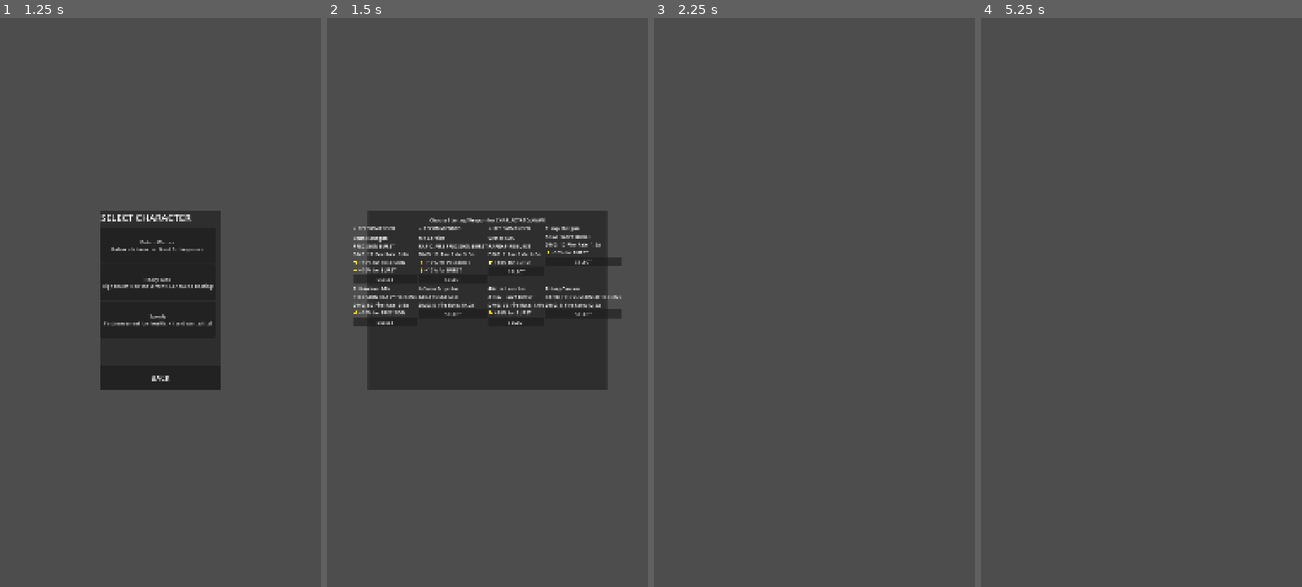
Above: before the commit, frames 1-4 (left to right).
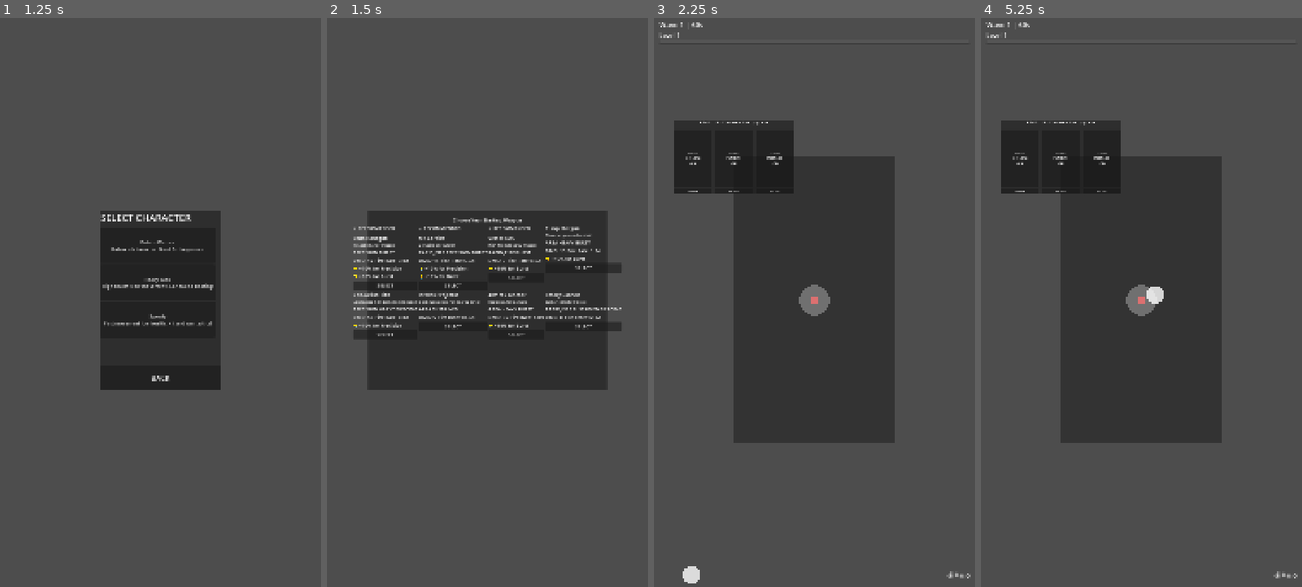
Above: after the commit, the same moments.

Repository: pengjipan/godot-minigame
Game: Godot game, scene res://scenes/menus/main_menu.tscn
The game is run twice, just before and just after one commit, with the same random seed, the same clock (stepped at 60 frames per second) and the same inputs.
Inputs (mouse positions are in pixels of both pictures, inside the frame that each line leads up to):
- Up to frame 1 (1.25 s): click "START GAME" at 0.5 s
- Up to frame 2 (1.5 s): click "Potato Warrior Balanced chara…" at 1.25 s
- Up to frame 3 (2.25 s): click "SELECT" at 2 s
- Up to frame 4 (5.25 s): click (1019, 194) at 2.75 s, where only the run after the commit has a clickable "SELECT"; click (1061, 194) at 3.5 s, where only the run after the commit has a clickable "SELECT"; click (1102, 194) at 4.25 s, where only the run after the commit has a clickable "SELECT"; tap Enter at 5 s; move the mouse to (1212, 274) at 5.02 s; hold Right (ui_right) from 5.03 s (still down); click (1212, 274) at 5.17 s

Frame 1 is identical in both runs. In frame 2, 4.5% of the frame differs, in the area x 8-92%, y 35-57%; in frame 3, 29%, in the area x 1-99%, y 0-100%; in frame 4, 29%.
Error after the commit: Parse Error: Static function "calculate_world_bounds()" not found in base "ScreenUtils". (res://scenes/player/player.gd:45)

Commit message:
fix(ui): add localization and fix game start flow for weapon selection
Changes:
1. Added weapon names, descriptions, and tags to translations.csv
2. Updated starting_weapon_screen to use tr() for all text
3. Fixed weapon selection flow - now properly loads game_world.tscn after selection
4. Added helper functions for weapon/tag localization key mapping

Fixes:
- Weapon selection UI now shows Chinese translations
- After selecting weapon, game properly loads into game world scene

Co-Authored-By: Claude Sonnet 4.6 (1M context) <noreply@anthropic.com>

Diff:
--- a/localization/translations.csv
+++ b/localization/translations.csv
@@ -4,6 +4,11 @@
 MENU_START,START GAME,开始游戏
 MENU_SETTINGS,SETTINGS,游戏设置
 MENU_QUIT,QUIT,退出游戏
+SETTINGS_TITLE,SETTINGS,游戏设置
+SETTINGS_LANGUAGE,Language,语言
+SETTINGS_CHINESE,中文,中文
+SETTINGS_ENGLISH,English,English
+SETTINGS_BACK,BACK,返回
 CHAR_SELECT_TITLE,SELECT CHARACTER,选择角色
 CHAR_BACK,BACK,返回
 CHAR_POTATO_NAME,Potato Warrior,土豆战士
@@ -12,6 +17,34 @@
 CHAR_TANK_DESC,High health slow movement. Can take a beating!,高血量，移动慢，能抗能打
 CHAR_SPEEDY_NAME,Speedy,闪电侠
 CHAR_SPEEDY_DESC,Fast movement low health. Hit and run tactics!,移速快，血量低，游走战术
+WEAPON_SELECT_TITLE,Choose Your Starting Weapon,选择你的起始武器
+WEAPON_SELECT_RECOMMENDED,⭐ RECOMMENDED,⭐ 推荐
+WEAPON_SELECT_SELECT,SELECT,选择
+WEAPON_PISTOL_NAME,9mm Handgun,9mm手枪
+WEAPON_PISTOL_DESC,Reliable starter weapon,可靠的起始武器
+WEAPON_SMG_NAME,Vector SMG,维克托冲锋枪
+WEAPON_SMG_DESC,High fire rate spray weapon,高射速扫射武器
+WEAPON_SHOTGUN_NAME,Pump Shotgun,泵动霰弹枪
+WEAPON_SHOTGUN_DESC,Close-range crowd control,近距离群体控制
+WEAPON_AR_NAME,M4 Carbine,M4卡宾枪
+WEAPON_AR_DESC,Versatile all-rounder,全能型突击步枪
+WEAPON_SNIPER_NAME,Bolt-Action Rifle,栓动狙击步枪
+WEAPON_SNIPER_DESC,Long-range high-damage elimination,远程高伤消灭
+WEAPON_FLAMETHROWER_NAME,Inferno Projector,地狱火焰喷射器
+WEAPON_FLAMETHROWER_DESC,Continuous close-range area denial,持续近距离区域压制
+WEAPON_GRENADE_NAME,40mm Launcher,40mm榴弹发射器
+WEAPON_GRENADE_DESC,Explosive AoE damage,爆炸范围伤害
+WEAPON_MINIGUN_NAME,Rotary Cannon,旋转机炮
+WEAPON_MINIGUN_DESC,Sustained high fire rate,持续高射速
+TAG_RAPID_FIRE,Rapid Fire,速射
+TAG_PRECISION,Precision,精准
+TAG_AREA,Area,范围
+TAG_HEAVY,Heavy,重型
+TAG_BURST,Burst,连发
+TAG_SUSTAINED,Sustained,持续
+TAG_PIERCING,Piercing,穿透
+WEAPON_BONUS_FOR,+%.0f%% for %s,对%s +%.0f%%
+WEAPON_PENALTY_FOR,%.0f%% for %s,对%s %.0f%%
 GAME_OVER_TITLE,GAME OVER,游戏结束
 GAME_OVER_STATS,Stats...,游戏统计数据...
 GAME_OVER_RETRY,TRY AGAIN,再来一局
--- a/scenes/ui/starting_weapon_screen.gd
+++ b/scenes/ui/starting_weapon_screen.gd
@@ -24,10 +24,56 @@
 		load("res://resources/weapons/minigun.tres")
 	]
 
+## Get localization key for weapon name
+func _get_weapon_name_key(weapon_name: String) -> String:
+	match weapon_name:
+		"9mm Handgun":
+			return "WEAPON_PISTOL_NAME"
+		"Vector SMG":
+			return "WEAPON_SMG_NAME"
+		"Pump Shotgun":
+			return "WEAPON_SHOTGUN_NAME"
+		"M4 Carbine":
+			return "WEAPON_AR_NAME"
+		"Bolt-Action Rifle":
+			return "WEAPON_SNIPER_NAME"
+		"Inferno Projector":
+			return "WEAPON_FLAMETHROWER_NAME"
+		"40mm Launcher":
+			return "WEAPON_GRENADE_NAME"
+		"Rotary Cannon":
+			return "WEAPON_MINIGUN_NAME"
+	return weapon_name  # Fallback to original
+
+## Get localization key for weapon description
+func _get_weapon_desc_key(weapon_name: String) -> String:
+	match weapon_name:
+		"9mm Handgun":
+			return "WEAPON_PISTOL_DESC"
+		"Vector SMG":
+			return "WEAPON_SMG_DESC"
+		"Pump Shotgun":
+			return "WEAPON_SHOTGUN_DESC"
+		"M4 Carbine":
+			return "WEAPON_AR_DESC"
+		"Bolt-Action Rifle":
+			return "WEAPON_SNIPER_DESC"
+		"Inferno Projector":
+			return "WEAPON_FLAMETHROWER_DESC"
+		"40mm Launcher":
+			return "WEAPON_GRENADE_DESC"
+		"Rotary Cannon":
+			return "WEAPON_MINIGUN_DESC"
+	return ""  # No description key
+
+## Get localized tag name
+func _get_tag_name(tag: String) -> String:
+	return tr("TAG_" + tag)
+
 ## Show weapon selection for given character
 func show_for_character(char_data: CharacterData) -> void:
 	character_data = char_data
-	character_label.text = "Choose Starting Weapon for %s" % char_data.character_name
+	character_label.text = tr("WEAPON_SELECT_TITLE")
 
 	# Calculate recommendations
 	recommended_weapons = _get_recommended_weapons(char_data)
@@ -81,16 +127,29 @@
 	# Add recommended indicator
 	if is_recommended:
 		var star_label = Label.new()
-		star_label.text = "⭐ RECOMMENDED"
+		star_label.text = tr("WEAPON_SELECT_RECOMMENDED")
 		card.add_child(star_label)
 
-	# Weapon name
+	# Weapon name (localized)
 	var name_label = Label.new()
-	name_label.text = weapon_data.weapon_name
+	name_label.text = tr(_get_weapon_name_key(weapon_data.weapon_name))
 	card.add_child(name_label)
 
-	# Tags
+	# Weapon description (localized)
+	var desc_key = _get_weapon_desc_key(weapon_data.weapon_name)
+	if desc_key != "":
+		var desc_label = Label.new()
+		desc_label.text = tr(desc_key)
+		desc_label.add_theme_font_size_override("font_size", 12)
+		card.add_child(desc_label)
+
+	# Tags (localized)
 	var tags_label = Label.new()
+	var localized_tags = []
+	for tag in weapon_data.weapon_tags:
+		localized_tags.append(_get_tag_name(tag))
+	tags_label.text = " | ".join(localized_tags)
+	card.add_child(tags_label)
 	tags_label.text = " ".join(weapon_data.weapon_tags)
 	card.add_child(tags_label)
 
@@ -109,7 +168,7 @@
 
 	# Select button
 	var button = Button.new()
-	button.text = "SELECT"
+	button.text = tr("WEAPON_SELECT_SELECT")
 	button.pressed.connect(_on_weapon_selected.bind(weapon_data))
 	card.add_child(button)
 
@@ -123,11 +182,12 @@
 	for tag in weapon_data.weapon_tags:
 		var bonus = character_data.tag_bonuses.get(tag, 0.0)
 		var penalty = character_data.tag_penalties.get(tag, 0.0)
+		var tag_name = _get_tag_name(tag)
 
 		if bonus > 0.0:
-			bonus_texts.append("💡 +%.0f%% for %s" % [bonus * 100, tag])
+			bonus_texts.append("💡 " + tr("WEAPON_BONUS_FOR") % [bonus * 100, tag_name])
 		elif penalty < 0.0:
-			bonus_texts.append("⚠️ %.0f%% for %s" % [penalty * 100, tag])
+			bonus_texts.append("⚠️ " + tr("WEAPON_PENALTY_FOR") % [penalty * 100, tag_name])
 
 	return "\n".join(bonus_texts)
 
@@ -137,7 +197,7 @@
 	# Store in GameManager
 	GameManager.selected_starting_weapon = weapon_data
 
-	# Transition to game
-	GameManager.set_state(GameManager.GameState.PLAYING)
+	# Load game world scene
+	get_tree().change_scene_to_file("res://scenes/game/game_world.tscn")
 
 	hide()
